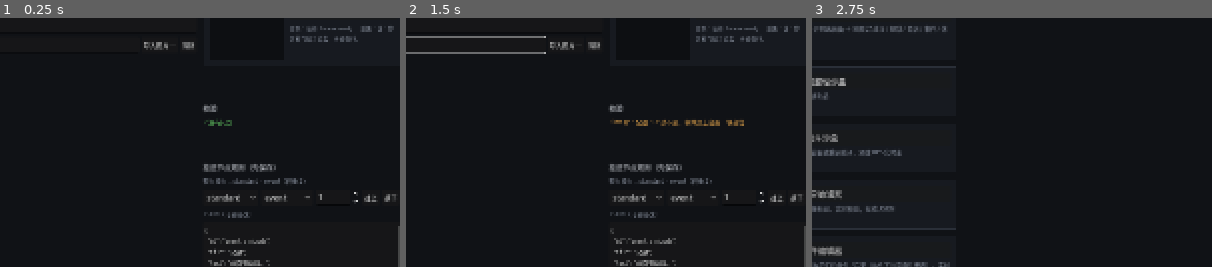
Above: before the commit, frames 1-3 (left to right).
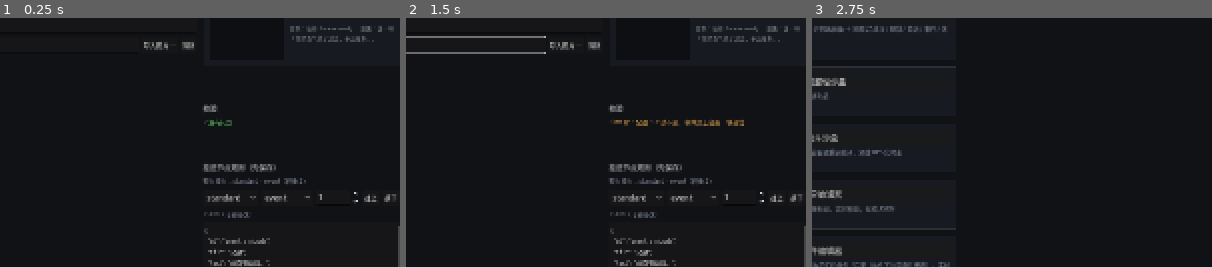
Above: after the commit, the same moments.

Repository: oZlUche/packsoudc
Game: Godot game, scene res://ui/event_editor/event_editor.tscn
The game is run twice, just before and just after one commit, with the same random seed, the same clock (stepped at 60 frames per second) and the same inputs. This scene is started directly instead of the project's main scene.
Inputs (mouse positions are % of the whole screen's width and height, from its top left):
- Up to frame 1 (0.25 s): no input
- Up to frame 2 (1.5 s): click (42, 27) at 0.52 s; type "12" at 0.6 s; click "← 主界面 F1" at 1.25 s
- Up to frame 3 (2.75 s): click "有未保存的改动 · 再按一次 F1 离开" at 2 s
The pictures show only the part of the screen within x 49-99%, y 21-71%; the shares and areas given below are measured in that part.

The runs differ from the first frame. In frame 1, 0.2% of the frame differs, in the area x 72-98%, y 3-10%; in frame 2, 0.2%; in frame 3, nothing differs.

Commit message:
fix(events): 「说一句话」后果的 describe 改成「说一句「……」」，编辑器预览里不再出现「后果：说：」两个冒号
Co-Authored-By: Claude Fable 5.1 <noreply@anthropic.com>

Diff:
--- a/core/run/events/outcomes/say.gd
+++ b/core/run/events/outcomes/say.gd
@@ -11,4 +11,4 @@
 
 
 func describe() -> String:
-	return "说：" + text.left(20)
+	return "说一句「%s%s」" % [text.left(20), "…" if text.length() > 20 else ""]
